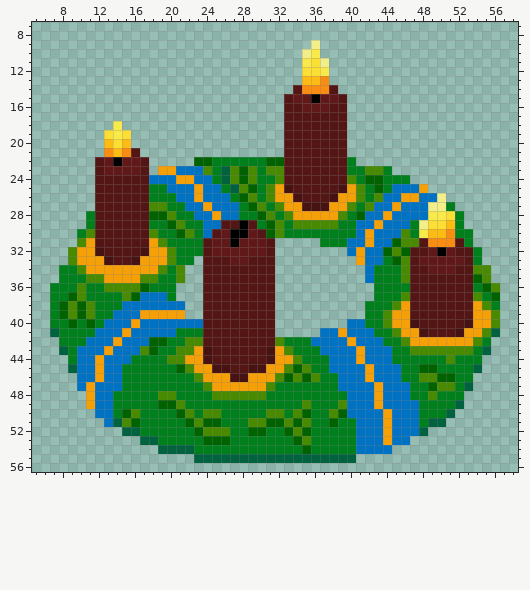
Pixel-art sprite -- Assets/FuerWinter/Adventskranz.png. Above is the file before it was changed.
The file is 64x64 pixels. Shown: x 5..58, y 7..56.
After:
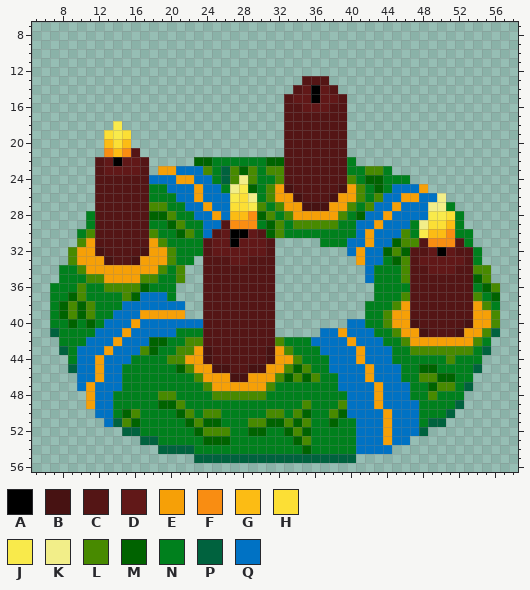
Palette (. is transparent): A #000000  B #471212  C #541515  D #611818  E #f6a007  F #f98d12  G #fcbc14  H #fcdf35  J #f9ea4b  K #f2ee89  L #488a00  M #006300  N #00801d  P #00623e  Q #0072c4
From old to new:
@@ x 33..39 @@
  8 .......
- 9 ...K...
-10 ..KJ...
-11 ..JHK..
-12 ..HHJ..
-13 ..GGF..
-14 .CFFFC.
+ 9 .......
+10 .......
+11 .......
+12 .......
+13 ..CCC..
+14 .CDADC.
 15 CDDADDC
@@ x 25..31 @@
 23 NPLMLNL
-24 NPLMLNN
-25 QNPLMNL
-26 QQNMLNL
-27 QQQNMLN
-28 EQQNNML
-29 QCCACNM
+24 NPLKLNN
+25 QNKJMNL
+26 QQJHKNL
+27 QQHHJLN
+28 EQGGFML
+29 QCFFFNM
 30 CDAADCM
Where, in picture pixels (left, top, right, bottom), the same in both pictures:
changed: (302, 40, 329, 94)
changed: (230, 175, 257, 229)
